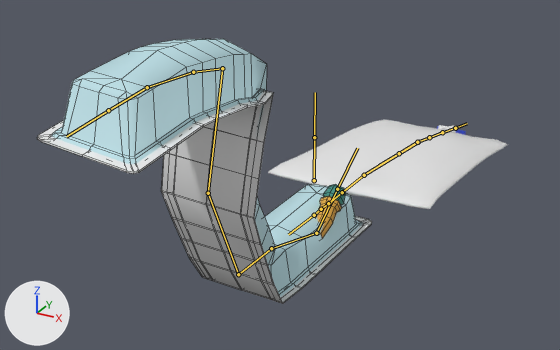
The FBX model care-up/Assets/Resources/Models/catheter_with_bag.fbx as it was, and as the next commit left it.
Before and after are seen from a camera (50 mm lens) standing at (0.248, -0.509, 0.283) and looking at (-0.038, 0.012, 0.023). Arrows for +X, +Y and +Z are at lower left; the lights stay in place. Both versions are drawn at frame 1 of the action 'catArm|catheter_tweested__L_Lib'; the numbers are the values there. The bones that bend it are drawn over the model as lines. Mesh edges are drawn as thin lines on the coarser meshes.

Names of what the first picture shows: 'catCover', 'catOuter', 'catheter', 'catheter_bag'.
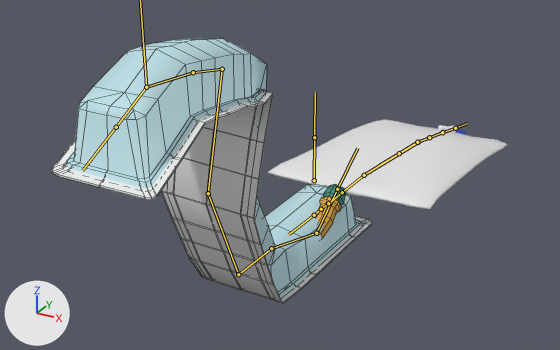
The change in detail:
Bone 'end' (bone_end) turns from (0, 0, 6) to (4, 3, 15) degrees about its own x, y and z.
Bone 'end' (bone_end) is rescaled from (1.0, 1.0, 1.0) to (1.09, 0.96, 1.0).

Boxes (x1, y1, x2, y2) around the edits, measured in the pictures (560 x 350 px):
'catOuter', posed
    before: (52, 39, 363, 297)
    after: (65, 38, 363, 297)
'catCover', posed
    before: (37, 91, 372, 304)
    after: (52, 91, 372, 304)
bone 'end', root to tip
    before: (147, 87) to (108, 110)
    after: (146, 87) to (116, 127)
